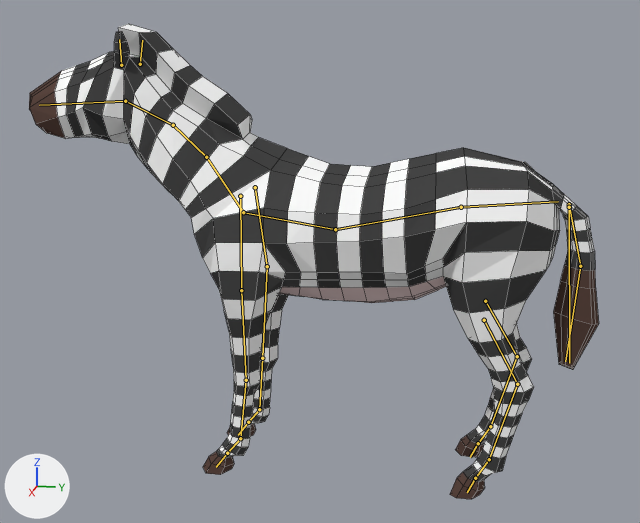
What one commit did to the Blender file Assets/Sabana/zebra.blend.
The view is the same before and after, from a camera (50 mm lens) standing at (11.83, 1.44, 6.07) and looking at (0.22, -0.88, 3.17). The lights are fixed; the arrows at lower left show +X, +Y and +Z. The bones that bend it are drawn over the model as lines. Mesh edges are drawn as thin lines.

The first picture shows 'caballo'.
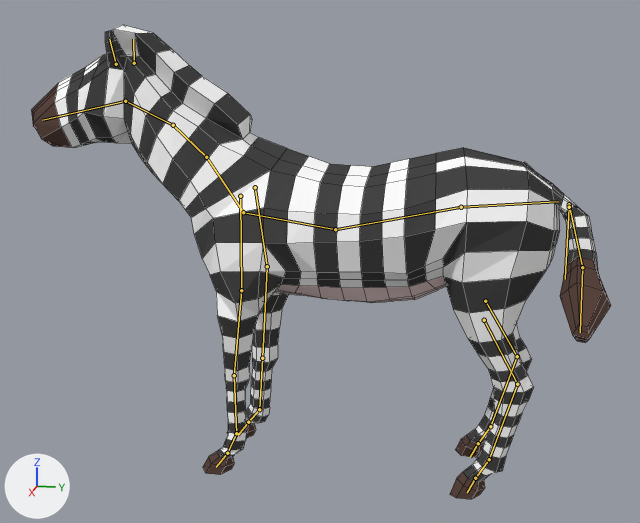
The newer file adds an action. The first version stands in its rest pose; the second is drawn at frame 150 of the action 'IDLE2'.

Pixel boxes (x1, y1, x2, y2) of what changed, in the pictures (640 x 523 px):
'caballo', posed
    before: (29, 24, 599, 499)
    after: (31, 25, 611, 499)
bone 'tail', root to tip
    before: (569, 204) to (580, 266)
    after: (569, 204) to (582, 267)
bone 'head', root to tip
    before: (125, 101) to (39, 105)
    after: (125, 101) to (42, 120)
bone 'tail-CTRL', root to tip
    before: (569, 207) to (569, 363)
    after: (569, 207) to (565, 279)

The edits, one by one:
Bone 'tail' (bone_tail) turns from (0, 0, 0) to (1, -5, -19) degrees about its own x, y and z.
Bone 'head' (bone_head) turns from (0, 0, 0) to (9, 0, 0) degrees about its own x, y and z.
Bone 'frontLeg_IK-pole.L' (bone_frontleg_ik_pole_l) moves from (0.0, 0.0, 0.0) to (1.4, 0.0, 0.29).
Bone 'tail-CTRL' (bone_tail_ctrl) turns from (0, 0, 0) to (1, 3, 49) degrees about its own x, y and z.
